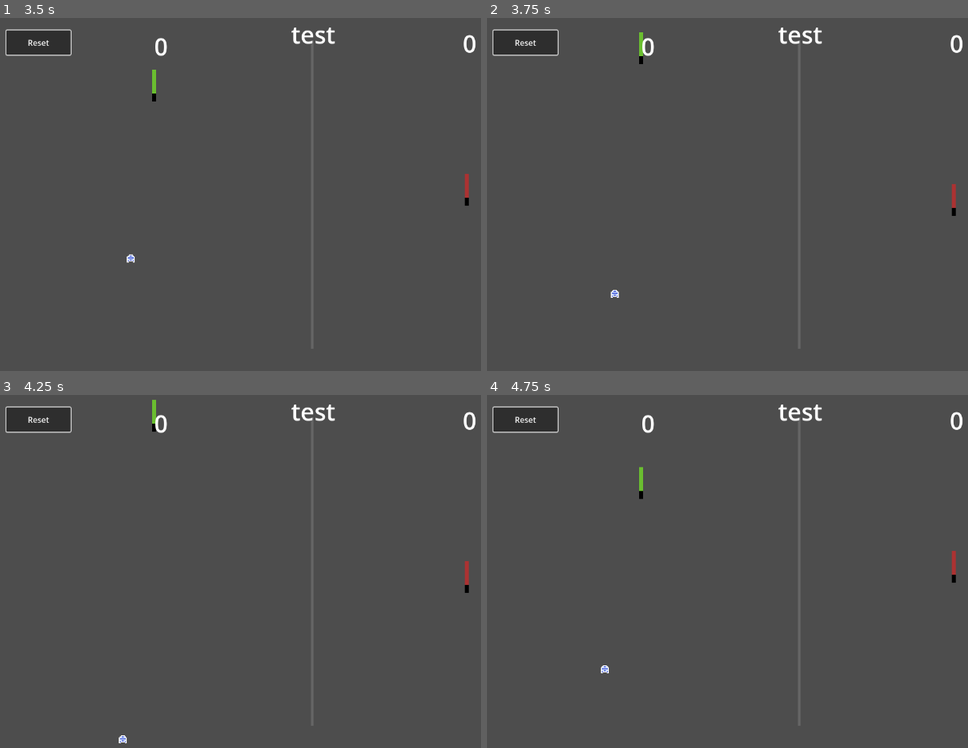
Above: before the commit, frames 1-4 (two rows, left to right).
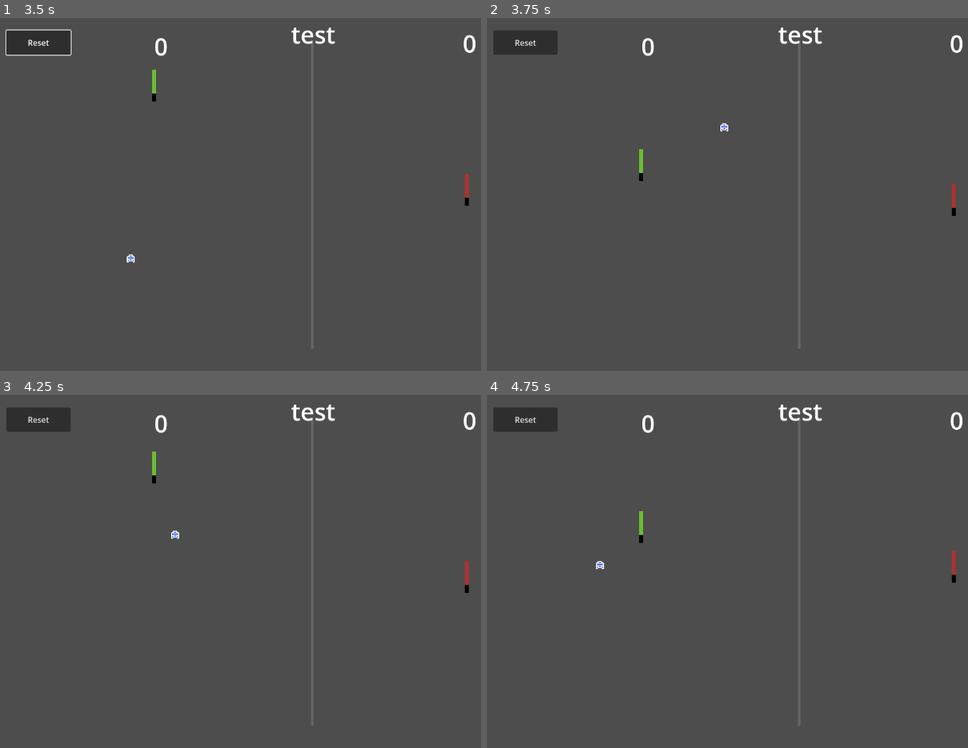
Above: after the commit, the same moments.

Repository: jordonbigelow/Pixel-Art-Pong
Game: Godot game, scene res://scenes/game_scene.tscn
The game is run twice, just before and just after one commit, with the same random seed, the same clock (stepped at 60 frames per second) and the same inputs. The project has no main scene, so this scene is started directly.
Inputs (mouse positions are in pixels of both pictures, inside the frame that each line leads up to):
- Up to frame 1 (3.5 s): click "Reset" at 0.5 s; move the mouse to (452, 180) at 1.27 s; hold W (p1_move_up) 1.28-2.03 s; tap K (p2_move_down) at 1.35 s; click (452, 180) at 1.42 s; move the mouse to (187, 215) at 2.02 s; hold S (p1_move_down) 2.03-2.78 s; tap I (p2_move_up) at 2.1 s; move the mouse to (375, 116) at 2.77 s; hold W (p1_move_up) from 2.78 s (still down); tap F at 2.85 s
- Up to frame 2 (3.75 s): keep holding W (p1_move_up); move the mouse to (765, 268) at 3.52 s; tap K (p2_move_down) at 3.6 s; click (765, 268) at 3.67 s
- Up to frame 3 (4.25 s): keep holding W (p1_move_up)
- Up to frame 4 (4.75 s): move the mouse to (outside the picture) at 4.27 s; release W (p1_move_up) at 4.28 s; hold S (p1_move_down) from 4.28 s (still down); tap I (p2_move_up) at 4.35 s

Frame 1 is identical in both runs. In frame 2, 0.4% of the frame differs, in the area x 1-51%, y 3-80%; in frame 3, 0.4%; in frame 4, 0.4%, in the area x 1-33%, y 3-79%.

Commit message:
added reset button, and two signal connections for when the ball enters the back walls

Diff:
--- a/scripts/game_scene.gd
+++ b/scripts/game_scene.gd
@@ -16,3 +16,19 @@
 func _process(_delta: float) -> void:
 	player_1_score.text = str(Globals.player_1_score)
 	player_2_score.text = str(Globals.player_2_score)
+
+
+func _on_reset_button_pressed() -> void:
+	reset_timer()
+
+func _on_player_one_back_wall_body_entered(body: RigidBody2D) -> void:
+	Globals.player_2_score += 1
+	reset_timer()
+
+func _on_player_two_back_wall_body_entered(body: RigidBody2D) -> void:
+	Globals.player_1_score +=1
+	reset_timer()
+
+
+func reset_timer() -> void:
+	$ResetTimer.start(3.0)
